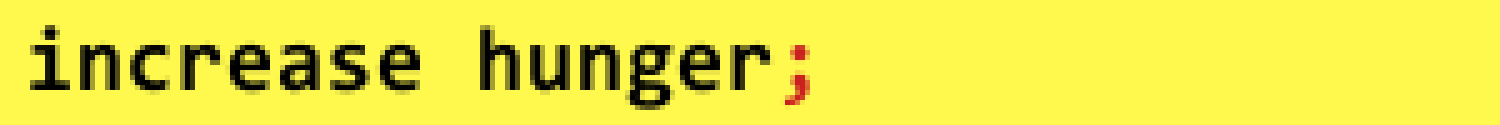
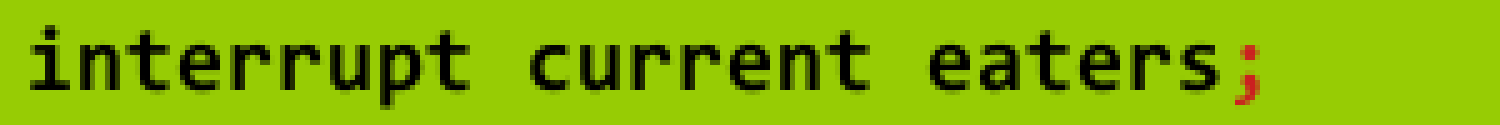
Layer changes from the first w=1500, h=125 image to the second:
renamed "increase hunger;" to "interrupt current eaters;", painted on it over [30, 25, 1260, 110]
painted on "blank.png" over [0, 0, 1500, 125]
